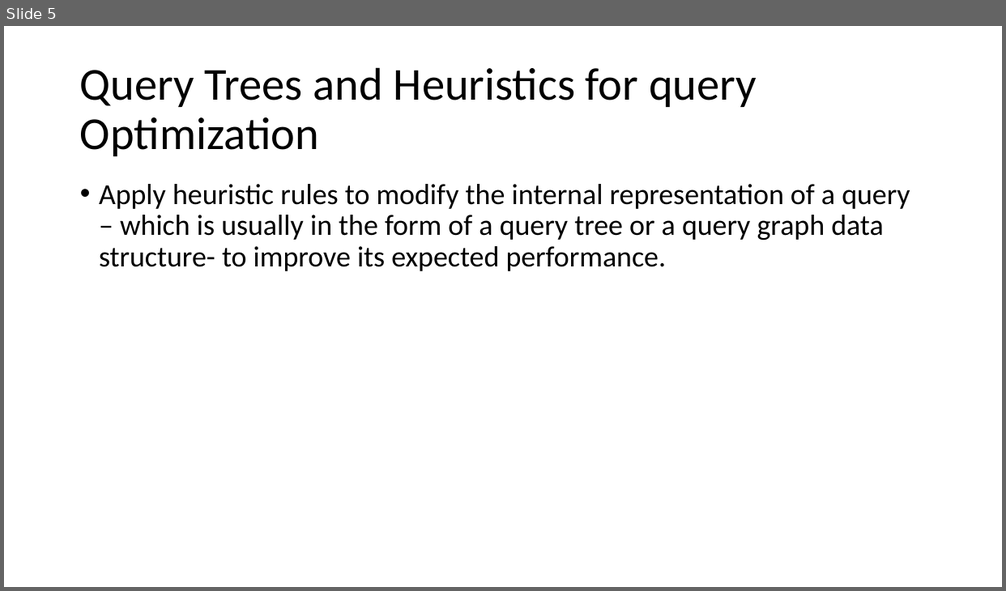
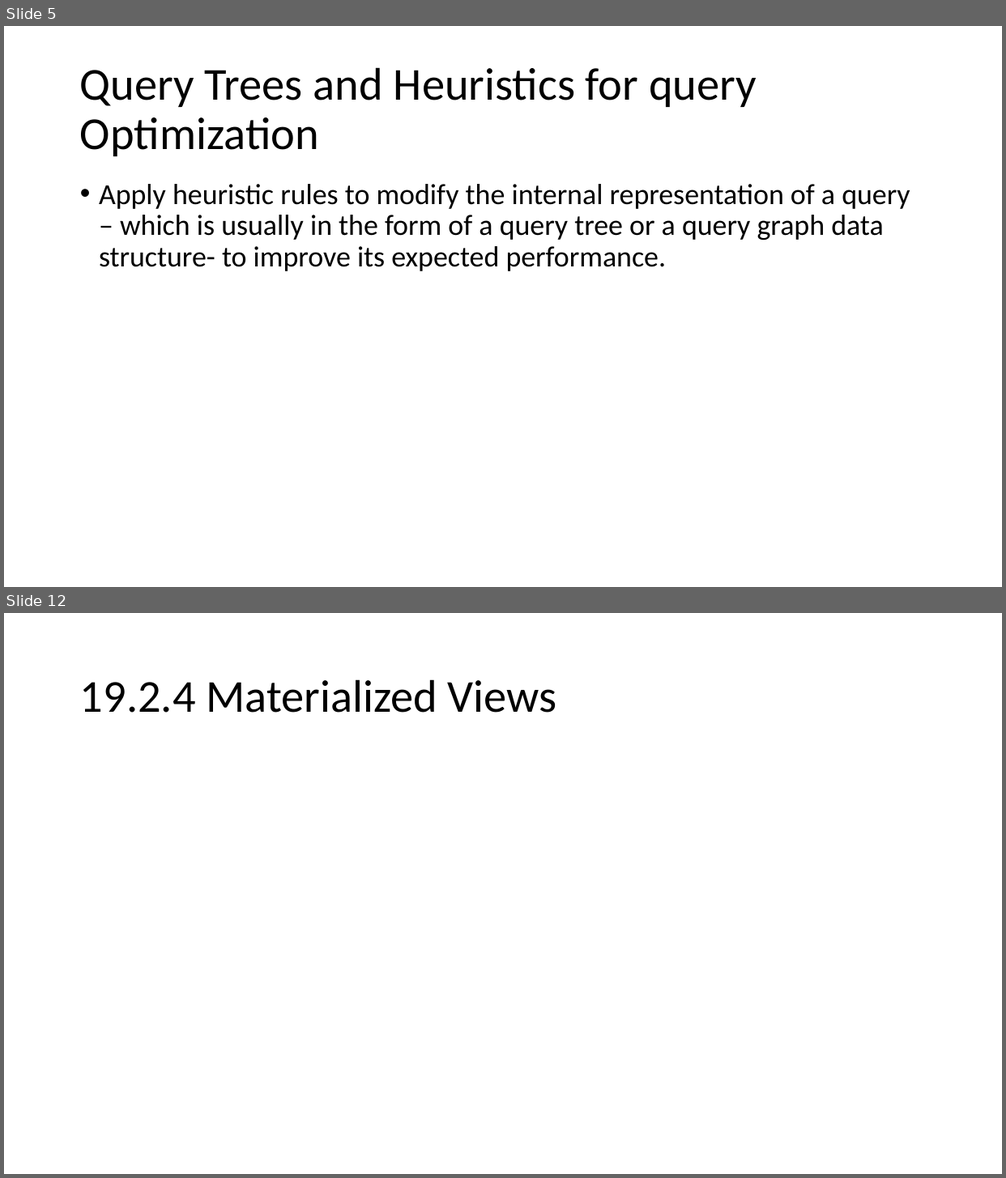
Before and after one commit to longnguyencse/master17-database-advace, a slide deck: Database advance.pptx. Shown one above the other, each under a label of ours: slide 5 before the commit, slides 5 and 12 after it; the slides between them are not shown. The pictures are 1006x591 and 1006x1178 pixels, drawn with LibreOffice and Linux fonts; fonts in the diff are those of the drawing. Boxes give left, top, right and bottom in pixels: in the first picture for what was removed or moved away, otherwise in the second. Text is boxed around its words. In the diff, an @@ line names an element or a change of style, - is before the commit and + after.

```diff
--- a/Database advance.pptx
+++ b/Database advance.pptx
@@ slide 12 added at (4,613,1002,1174), background #FFFFFF @@
@@ title added at (80,679,557,713), 44 pt, text #000000 @@
+19.2.4 Materialized Views
```
Also in this commit, not shown: 1 slide changed, 5 other slides added, 1 slide removed.
